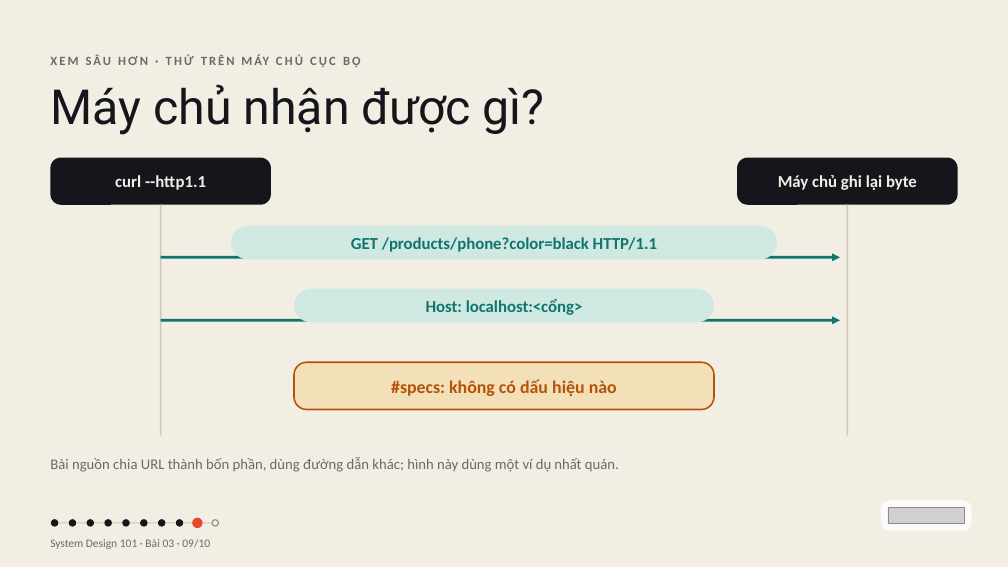
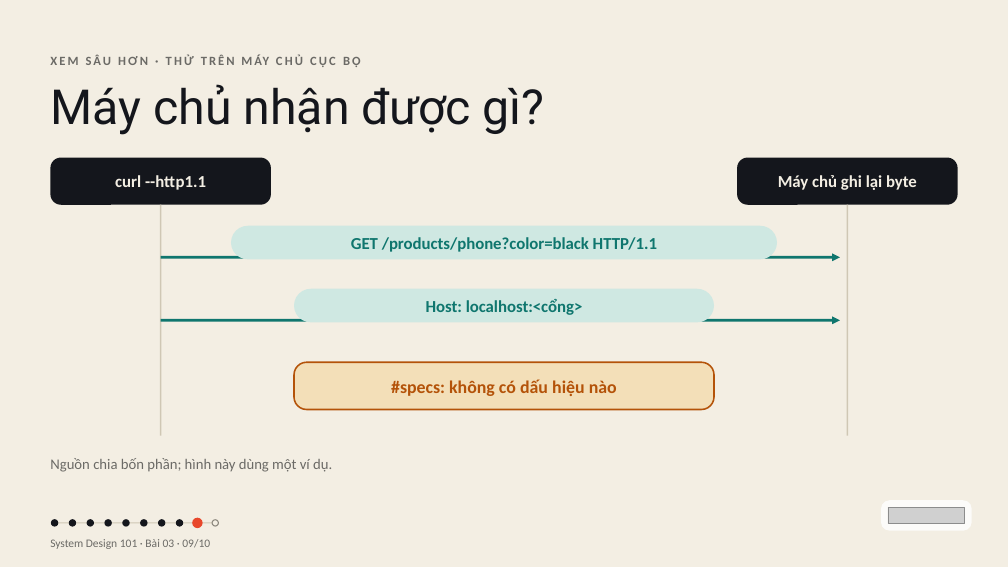
Before and after one commit to vohoailinh90/tool-marketing-studio, a slide deck: slide 9 of system-design-101/vi/lessons/sd-05-003/slides/sd-05-003.pptx. Drawn at 1008x567 pixels with LibreOffice and Linux fonts; fonts in the diff are those of the drawing; grey boxes stand for pictures. Boxes give left, top, right and bottom in pixels: in the first picture for what was removed or moved away, otherwise in the second. Text is boxed around its words. In the diff, an @@ line names an element or a change of style, - is before the commit and + after.

```diff
--- a/system-design-101/vi/lessons/sd-05-003/slides/sd-05-003.pptx
+++ b/system-design-101/vi/lessons/sd-05-003/slides/sd-05-003.pptx
@@ text at (x1=50, y1=458, x2=332, y2=472): text changed @@
-Bài nguồn chia URL thành bốn phần, dùng đường dẫn khác; hình này dùng một ví dụ nhất quán.
+Nguồn chia bốn phần; hình này dùng một ví dụ.
```
Also in this commit, not shown: 5 other slides changed, 4 other files.
